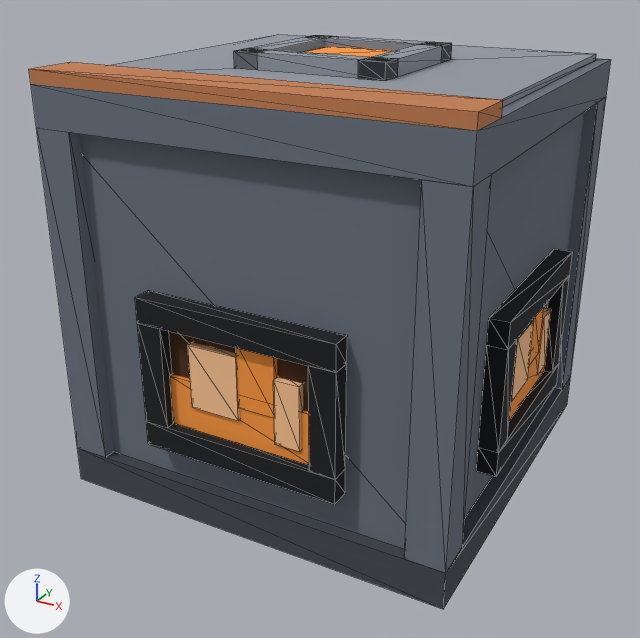
Renders of the glTF model assets/models/furnace.glb from each side of a commit.
Camera for both pictures: a 50 mm lens placed at (1.477, -1.403, 1.302), pointed at (0.476, 0.417, 0.392). The lights are fixed; the arrows at lower left show +X, +Y and +Z. The older version comes first. Mesh edges are drawn as thin lines.

Names of what the first picture shows: 'body.009', 'fire', 'flame', 'tier.001'.
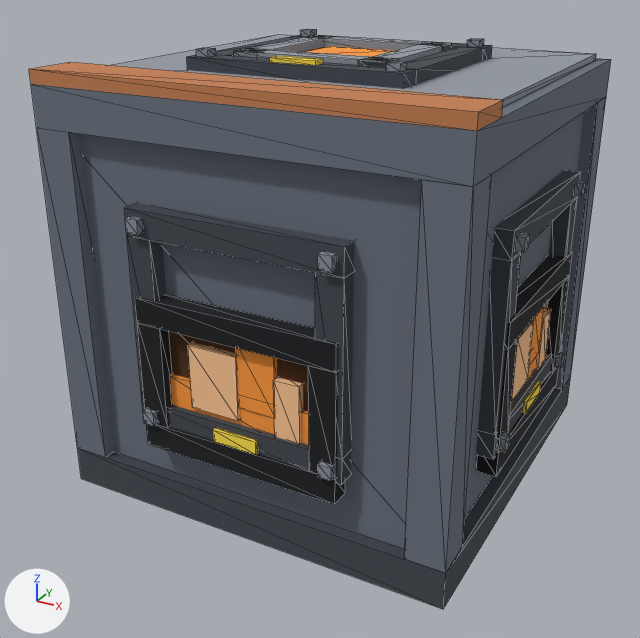
Location of each change, (x1, y1, x2, y2) in pixels of the pictures (640 x 638 px):
'link_y-.003', added: after (124, 203, 354, 485)
    faces in mat_case_dark (dark grey #42474f): (124, 203, 354, 485)
    faces in mat_steel (grey #8a919d): (125, 216, 337, 481)
    faces in mat_glow_energy (yellow #ffe14a): (213, 428, 258, 455)
'link_x+.003', added: after (476, 170, 586, 459)
    faces in mat_case_dark (dark grey #42474f): (476, 170, 581, 459)
    faces in mat_steel (grey #8a919d): (499, 180, 586, 452)
    faces in mat_glow_energy (yellow #ffe14a): (522, 381, 541, 413)
'link_z+.003', added: after (187, 29, 492, 89)
    faces in mat_case_dark (dark grey #42474f): (187, 35, 492, 89)
    faces in mat_steel (grey #8a919d): (196, 29, 484, 72)
    faces in mat_glow_energy (yellow #ffe14a): (269, 56, 323, 65)

The change, as a diff of the scene's bpy script:
```diff
--- a/assets/models/furnace.glb.py
+++ b/assets/models/furnace.glb.py
@@ mat_glow_energy @@
+mat_glow_energy = principled_material('glow_energy')
+mat_glow_energy.base_color = (1.0, 0.753, 0.0685)  # yellow #ffe14a
+mat_glow_energy.roughness = 1.0
@@ mat_steel @@
+mat_steel = principled_material('steel')
+mat_steel.base_color = (0.254, 0.283, 0.337)  # grey #8a919d
+mat_steel.roughness = 1.0
@@ me_furnace_link_z @@
+me_furnace_link_z.from_pydata(...)  # 64 vertices, 108 faces; spans x 0.238..0.762, y 0.238..0.762, z 0.991..1.061
+# faces by material slot: [48, 48, 12]
+me_furnace_link_z.materials.append(mat_case_dark)  # dark grey #42474f
+me_furnace_link_z.materials.append(mat_steel)  # grey #8a919d
+me_furnace_link_z.materials.append(mat_glow_energy)  # yellow #ffe14a
@@ me_furnace_link_y_1 @@
+me_furnace_link_y_1.from_pydata(...)  # 72 vertices, 108 faces; spans x 0.238..0.763, y -0.028..0.038, z 0.238..0.762
+# faces by material slot: [48, 48, 12]
+me_furnace_link_y_1.materials.append(mat_case_dark)  # dark grey #42474f
+me_furnace_link_y_1.materials.append(mat_steel)  # grey #8a919d
+me_furnace_link_y_1.materials.append(mat_glow_energy)  # yellow #ffe14a
@@ me_furnace_link_x @@
+me_furnace_link_x.from_pydata(...)  # 64 vertices, 108 faces; spans x 0.962..1.028, y 0.238..0.762, z 0.238..0.762
+# faces by material slot: [48, 48, 12]
+me_furnace_link_x.materials.append(mat_case_dark)  # dark grey #42474f
+me_furnace_link_x.materials.append(mat_steel)  # grey #8a919d
+me_furnace_link_x.materials.append(mat_glow_energy)  # yellow #ffe14a
@@ ob_link_z__003 @@
+ob_link_z__003 = bpy.data.objects.new('link_z+.003', me_furnace_link_z)
+ob_link_z__003.location = (0.0, 0.0, 0.0)
@@ ob_link_y__003_1 @@
+ob_link_y__003_1 = bpy.data.objects.new('link_y-.003', me_furnace_link_y_1)
+ob_link_y__003_1.location = (0.0, 0.0, 0.0)
@@ ob_link_x__003 @@
+ob_link_x__003 = bpy.data.objects.new('link_x+.003', me_furnace_link_x)
+ob_link_x__003.location = (0.0, 0.0, 0.0)
```
